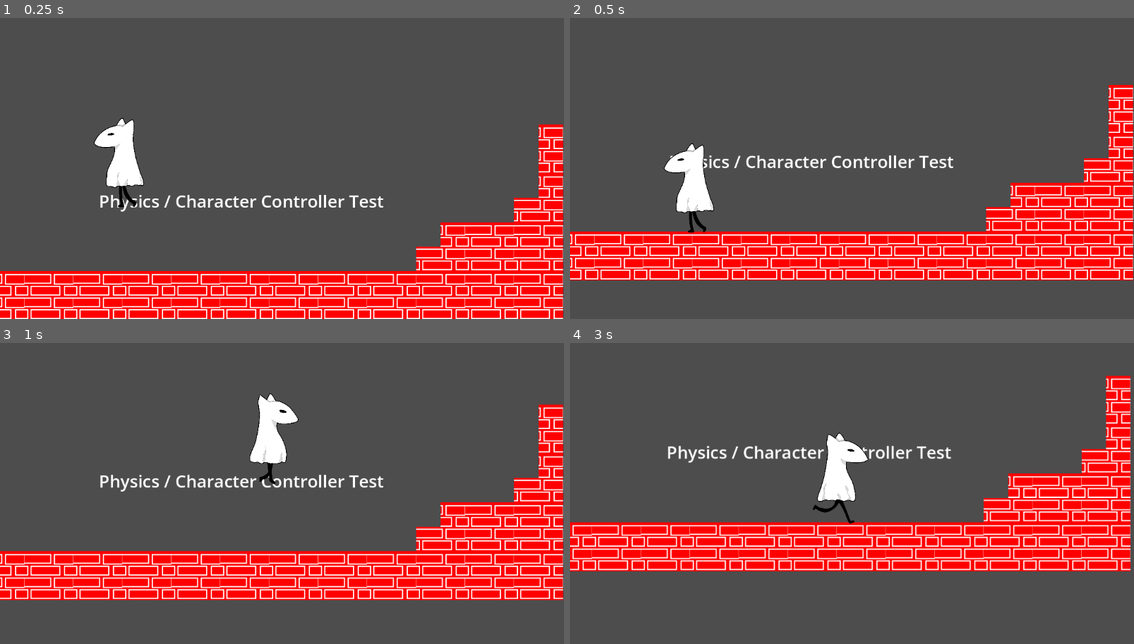
Above: before the commit, frames 1-4 (two rows, left to right).
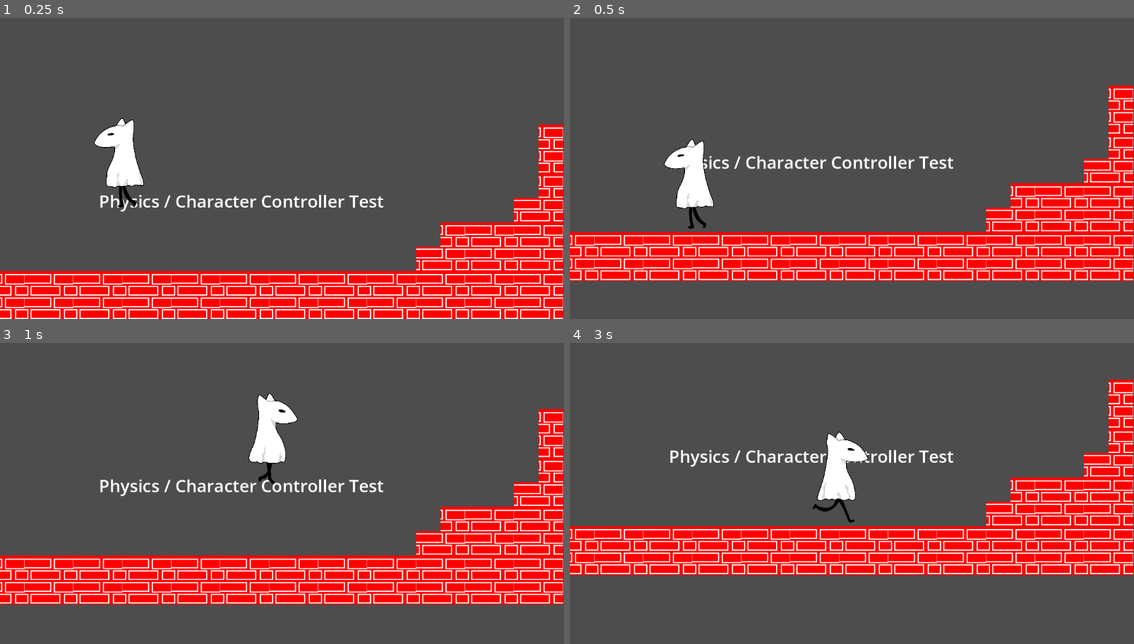
Above: after the commit, the same moments.

Repository: rcivan/ghost-dog
Game: Godot game, scene res://Test.tscn
The game is run twice, just before and just after one commit, with the same random seed, the same clock (stepped at 60 frames per second) and the same inputs.
Inputs:
- Up to frame 1 (0.25 s): no input
- Up to frame 2 (0.5 s): no input
- Up to frame 3 (1 s): hold Right (right) from 0.53 s (still down); tap Q (slide) at 0.6 s; tap Space (jump) at 0.77 s
- Up to frame 4 (3 s): tap Q (slide) at 1.35, 2.1, 2.85 s; tap Space (jump) at 1.52 s; release Right (right) at 2.03 s; hold Left (left) 2.03-2.78 s; hold Right (right) from 2.78 s (still down)

Frame 1 is identical in both runs. In frame 2, 9.4% of the frame differs, in the area x 0-100%, y 22-88%; in frame 3, 16%; in frame 4, 17%, in the area x 0-100%, y 10-78%.

Commit message:
Movement Adjustments
Increased deceleration while walking to add responsitivity

Diff:
--- a/game/Player.gd
+++ b/game/Player.gd
@@ -40,9 +40,11 @@
 	# As good practice, you should replace UI actions with custom gameplay actions.
 
 	if direction and velocity.x < SPEED_CUTOFF and velocity.x > -SPEED_CUTOFF:
-		velocity.x += 50 * direction
-	elif not direction:
-		velocity.x = move_toward(velocity.x, 0, 15)
+		velocity.x += 40 * direction
+	elif not direction and not is_air_sliding:
+		velocity.x = move_toward(velocity.x, 0, 200)
+	elif is_air_sliding:
+		velocity.x = move_toward(velocity.x,0,1)
 
 	#Handles Slide
 	if Input.is_action_just_pressed("slide"):
--- a/game/Player.tscn
+++ b/game/Player.tscn
@@ -90,8 +90,9 @@
 "speed": 5.0
 }]
 
-[sub_resource type="RectangleShape2D" id="RectangleShape2D_1dtfx"]
-size = Vector2(69, 179)
+[sub_resource type="CapsuleShape2D" id="CapsuleShape2D_gtwmn"]
+radius = 36.0
+height = 194.0
 
 [node name="Player" type="CharacterBody2D"]
 script = ExtResource("1_vd3qh")
@@ -104,5 +105,5 @@
 speed_scale = 6.0
 
 [node name="CollisionShape2D" type="CollisionShape2D" parent="."]
-position = Vector2(227, 193.5)
-shape = SubResource("RectangleShape2D_1dtfx")
+position = Vector2(232, 196)
+shape = SubResource("CapsuleShape2D_gtwmn")
